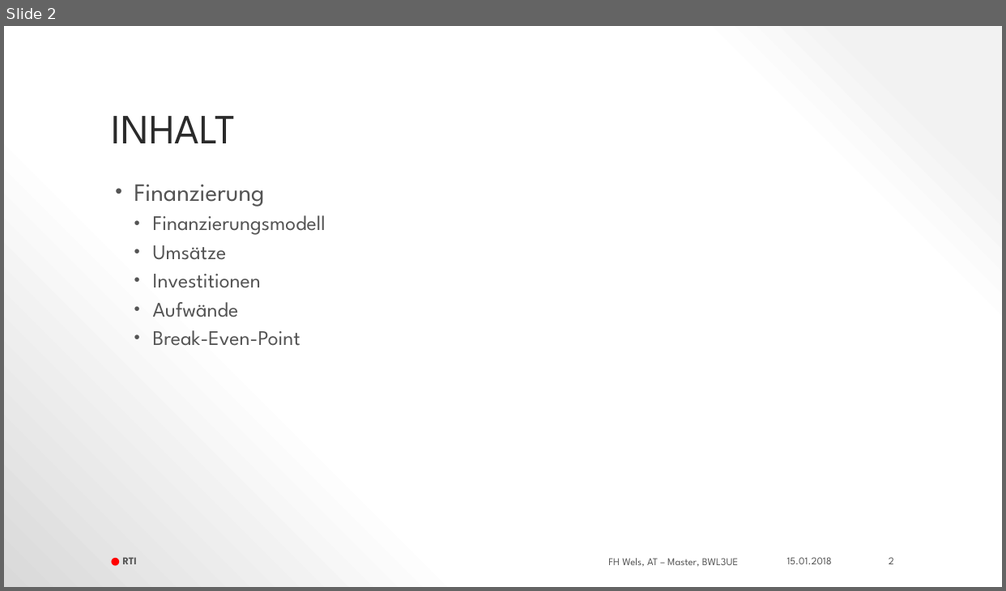
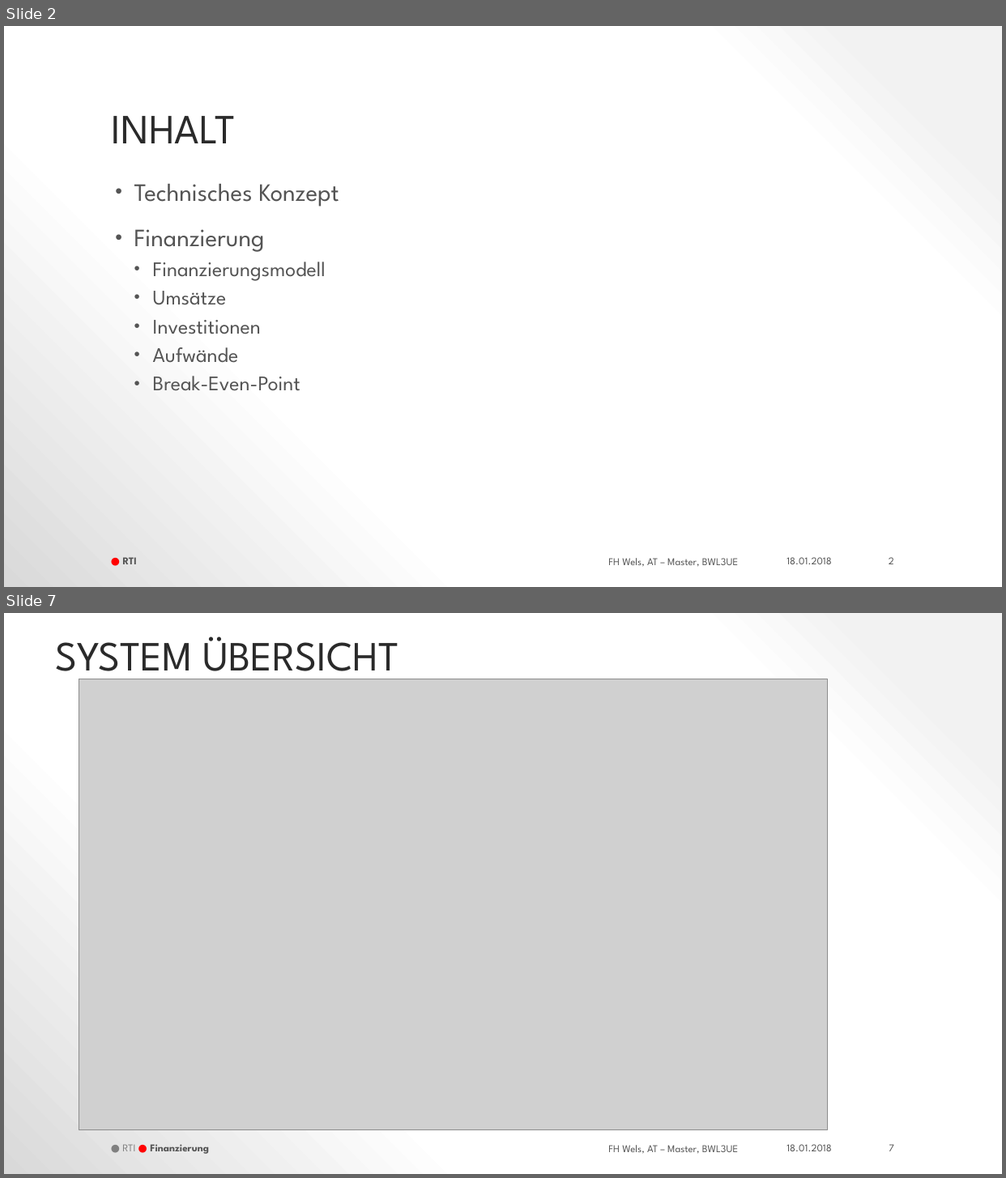
Before and after one commit to thunderbug1/BWL, a slide deck: Präsentation/RTI_Businessplan.pptx. Shown one above the other, each under a label of ours: slide 2 before the commit, slides 2 and 7 after it; the slides between them are not shown. The pictures are 1006x591 and 1006x1178 pixels, drawn with LibreOffice and Linux fonts; fonts in the diff are those of the drawing; grey boxes stand for pictures. Boxes give left, top, right and bottom in pixels: in the first picture for what was removed or moved away, otherwise in the second. Text is boxed around its words. In the diff, an @@ line names an element or a change of style, - is before the commit and + after.

```diff
--- a/Präsentation/RTI_Businessplan.pptx
+++ b/Präsentation/RTI_Businessplan.pptx
@@ slide 7 added at <box>4,613,1002,1174</box>, background gradient #F2F2F2 to #FFFFFF to #D9D9D9; not listed: 1 template element that a slide beside it also shows @@
@@ title added at <box>56,636,399,683</box>, 37.8 pt, text #2A2A2A @@
+SYSTEM ÜBERSICHT
@@ picture added at <box>79,679,827,1130</box> @@
@@ text added at <box>122,1144,209,1154</box>, 9.4 pt, text #545454, bold @@
+● RTI ● Finanzierung
@@ text added at <box>786,1144,832,1152</box>, 9.4 pt, text #545454 @@
+18.01.2018
@@ page number added at <box>889,1144,894,1152</box>, 9.4 pt, text #545454 @@
+7
@@ slide 2 changed as well @@
@@ text at <box>134,184,339,207</box>: paragraph added @@
+• Technisches Konzept
@@ text at <box>786,557,832,565</box>: text changed @@
-15.01.2018
+18.01.2018
```
Also in this commit, not shown: 10 other slides changed, 4 other slides added, 2 other files.
